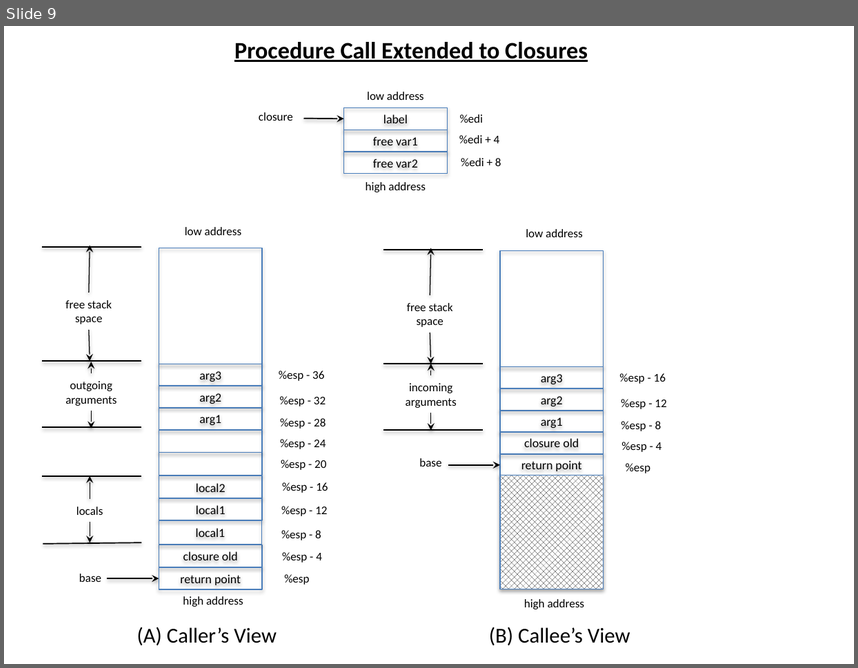
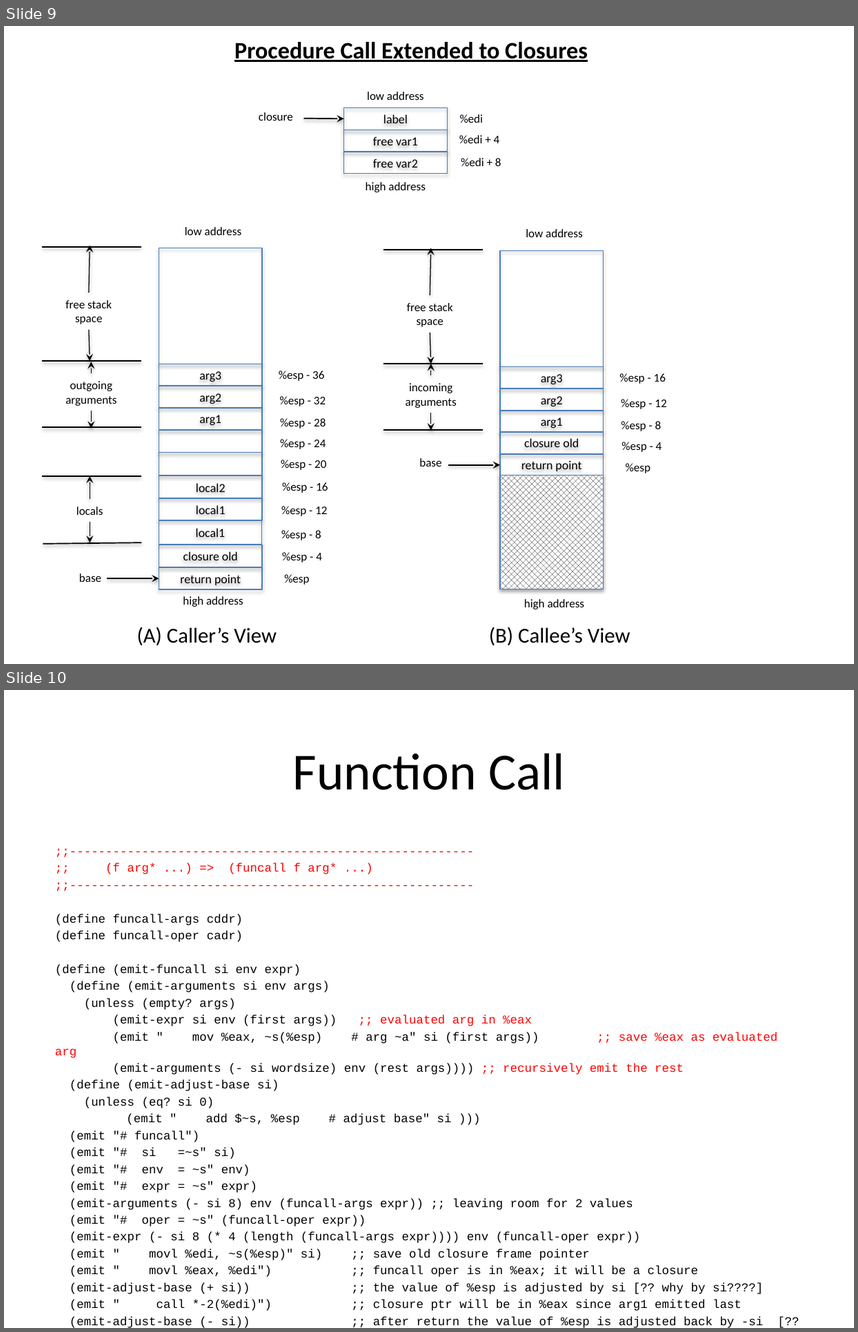
Before and after one commit to markcornwell/pilar, a slide deck: doc/Pilar.pptx. Shown one above the other, each under a label of ours: slide 9 before the commit, slides 9 and 10 after it. The pictures are 858x668 and 858x1332 pixels, drawn with LibreOffice and Linux fonts; fonts in the diff are those of the drawing. Boxes give left, top, right and bottom in pixels: in the first picture for what was removed or moved away, otherwise in the second. Text is boxed around its words. In the diff, an @@ line names an element or a change of style, - is before the commit and + after.

Commit message:
Still working through proper tail recursion
Got thing coded, but have subtle bugs.  Need to work it through.  Seems
to have to do with understanding the context that defines tail-calls.
They should all be within the context of some lambda as per r5rs.

```diff
--- a/doc/Pilar.pptx
+++ b/doc/Pilar.pptx
@@ slide 10 added at bbox=[4, 690, 854, 1328], background #FFFFFF @@
@@ title added at bbox=[293, 753, 565, 790], 44 pt, text #000000 @@
+Function Call
@@ text added at bbox=[55, 863, 777, 1328], 10.2 pt, text #000000 @@
+;;--------------------------------------------------------
+;; (f arg* ...) => (funcall f arg* ...)
+;;--------------------------------------------------------
+(define funcall-args cddr)
+(define funcall-oper cadr)
+(define (emit-funcall si env expr)
+(define (emit-arguments si env args)
+(unless (empty? args)
+(emit-expr si env (first args)) ;; evaluated arg in %eax
+(emit " mov %eax, ~s(%esp) # arg ~a" si (first args)) ;; save %eax as evaluated arg
+(emit-arguments (- si wordsize) env (rest args)))) ;; recursively emit the rest
+(define (emit-adjust-base si)
+(unless (eq? si 0)
+(emit " add $~s, %esp # adjust base" si )))
+(emit "# funcall")
+(emit "# si =~s" si)
+(emit "# env = ~s" env)
+(emit "# expr = ~s" expr)
+(emit-arguments (- si 8) env (funcall-args expr)) ;; leaving room for 2 values
+(emit "# oper = ~s" (funcall-oper expr))
+(emit-expr (- si 8 (* 4 (length (funcall-args expr)))) env (funcall-oper expr))
+(emit " movl %edi, ~s(%esp)" si) ;; save old closure frame pointer
+(emit " movl %eax, %edi") ;; funcall oper is in %eax; it will be a closure
+(emit-adjust-base (+ si)) ;; the value of %esp is adjusted by si [?? why by si????]
+(emit " call *-2(%edi)") ;; closure ptr will be in %eax since arg1 emitted last
+(emit-adjust-base (- si)) ;; after return the value of %esp is adjusted back by -si [?? why si??]
+(emit " movl ~s(%esp), %edi" si)) ;; restore closure frame pointer %edi
```
Also in this commit, not shown: 3 slides changed, 5 other slides added, 9 other files.
